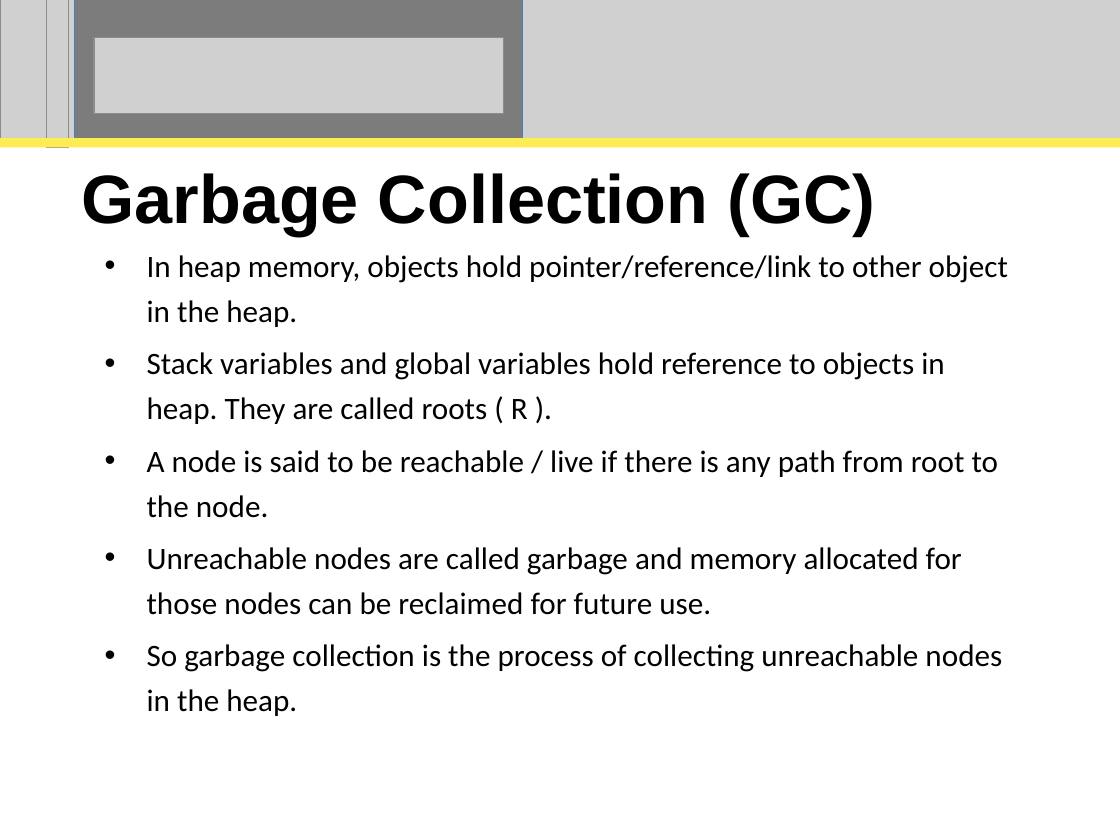
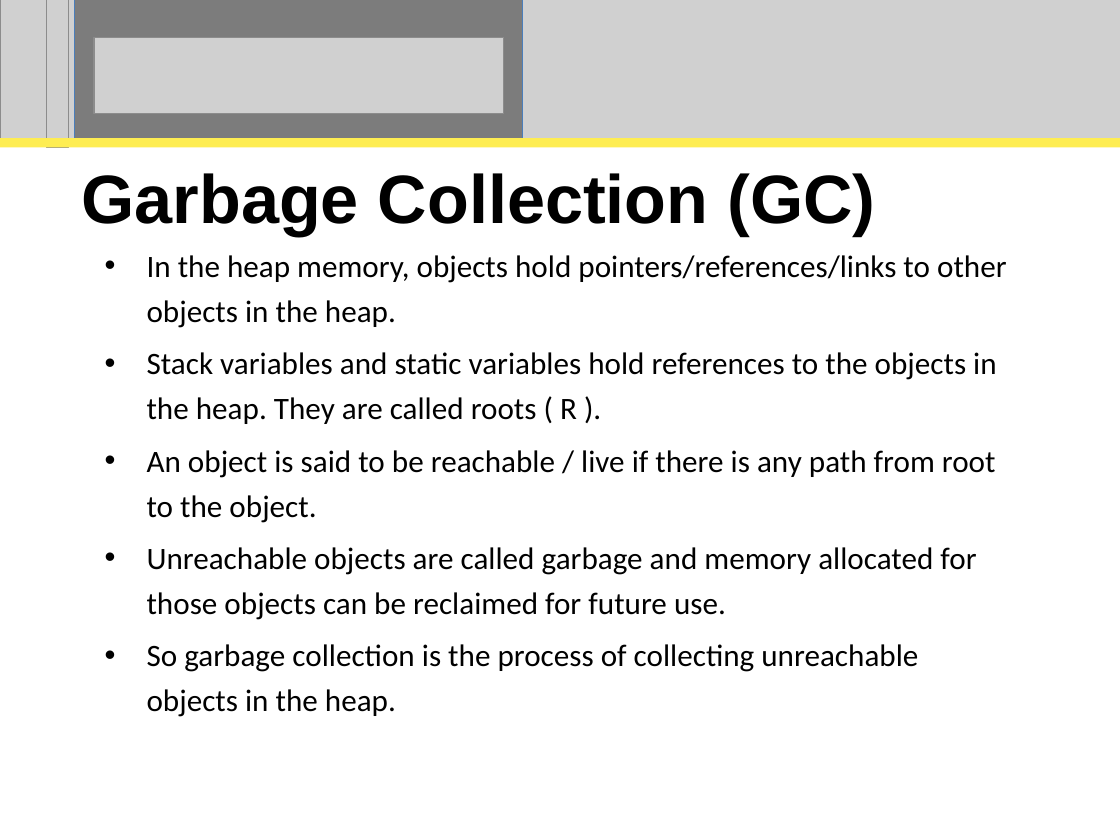
Before and after one commit to perpetualcoder/thesis, a slide deck: slide 2 of thesisppt/defense.ppt. Drawn at 1120x840 pixels with LibreOffice and Linux fonts; fonts in the diff are those of the drawing; grey boxes stand for pictures. Boxes give left, top, right and bottom in pixels: in the first picture for what was removed or moved away, otherwise in the second. Text is boxed around its words. In the diff, an @@ line names an element or a change of style, - is before the commit and + after.

Commit message:
slides

```diff
--- a/thesisppt/defense.ppt
+++ b/thesisppt/defense.ppt
@@ subtitle at [147, 255, 1007, 717]: text changed @@
-• In heap memory, objects hold pointer/reference/link to other object in the heap.
-• Stack variables and global variables hold reference to objects in heap. They are called roots ( R ).
-• A node is said to be reachable / live if there is any path from root to the node.
-• Unreachable nodes are called garbage and memory allocated for those nodes can be reclaimed for future use.
-• So garbage collection is the process of collecting unreachable nodes in the heap.
+• In the heap memory, objects hold pointers/references/links to other objects in the heap.
+• Stack variables and static variables hold references to the objects in the heap. They are called roots ( R ).
+• An object is said to be reachable / live if there is any path from root to the object.
+• Unreachable objects are called garbage and memory allocated for those objects can be reclaimed for future use.
+• So garbage collection is the process of collecting unreachable objects in the heap.
```
Also in this commit, not shown: 17 other slides changed, 1 slide added, 6 other files.
